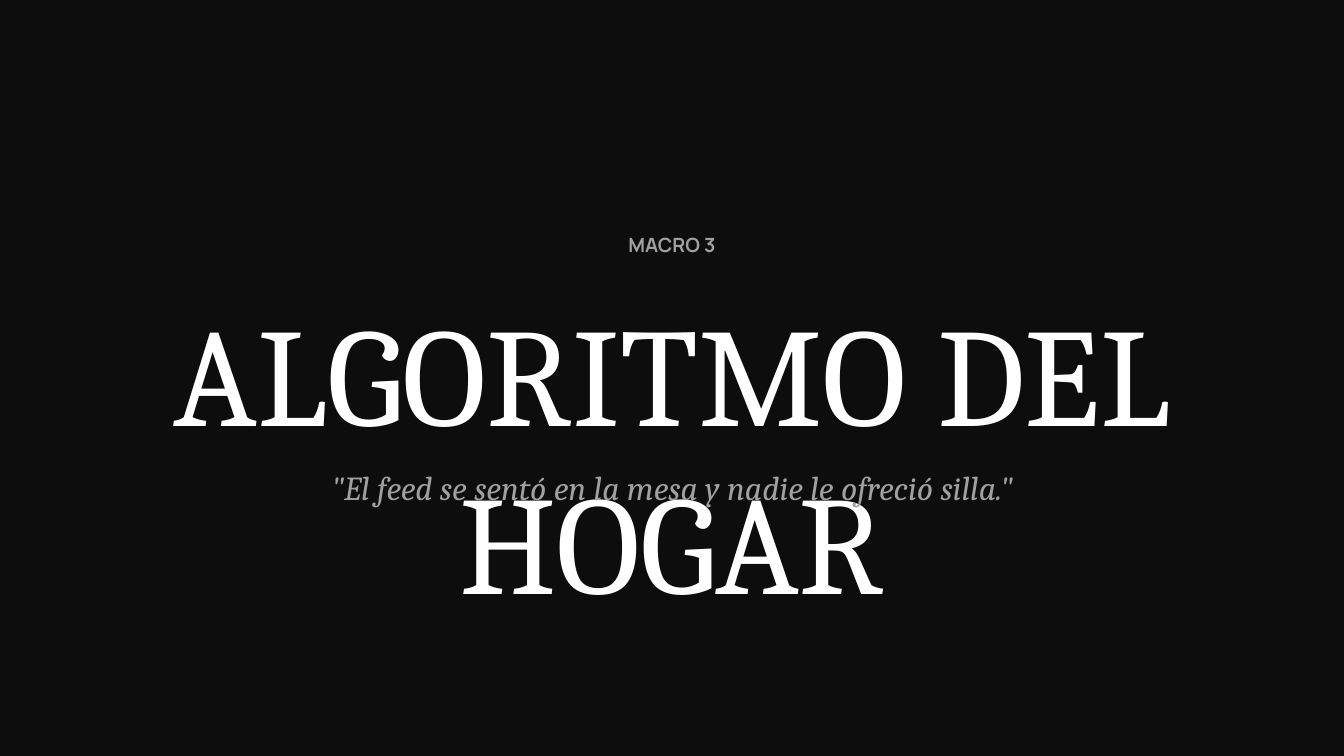
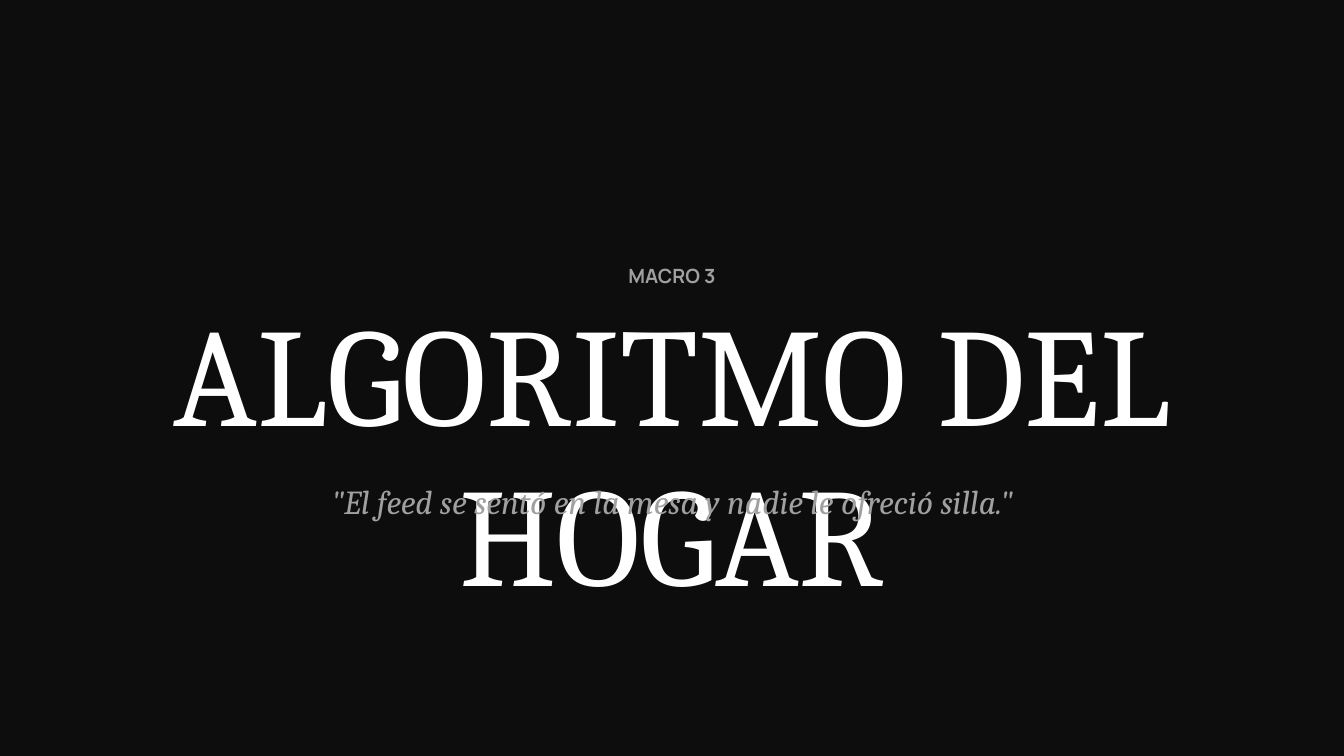
Before and after one commit to jeremyninja/c-digocasa-cerebro, a slide deck: slide 13 of Team Trends CC/outputs/trends-alimentacion-forecast.pptx. Drawn at 1344x756 pixels with LibreOffice and Linux fonts; fonts in the diff are those of the drawing. Boxes give left, top, right and bottom in pixels: in the first picture for what was removed or moved away, otherwise in the second. Text is boxed around its words. In the diff, an @@ line names an element or a change of style, - is before the commit and + after.

```diff
--- a/Team Trends CC/outputs/trends-alimentacion-forecast.pptx
+++ b/Team Trends CC/outputs/trends-alimentacion-forecast.pptx
@@ background #0D0D0D to #FFFFFF @@
@@ rectangle added at (0,0,1344,756), fill #0D0D0D @@
@@ text "MACRO 3": place and size @@
-text "MACRO 3" at (628,237,715,252)
+text "MACRO 3" at (628,268,715,283)
@@ text "ALGORITMO DEL HOGAR" at (174,331,1170,587): line spacing 1 to 0.95 @@
@@ text ""El feed se sentó en ..." rewrapped from (331,476,1013,508) to (331,483,1013,522) @@
```
Also in this commit, not shown: 17 other slides changed, 14 other files.
